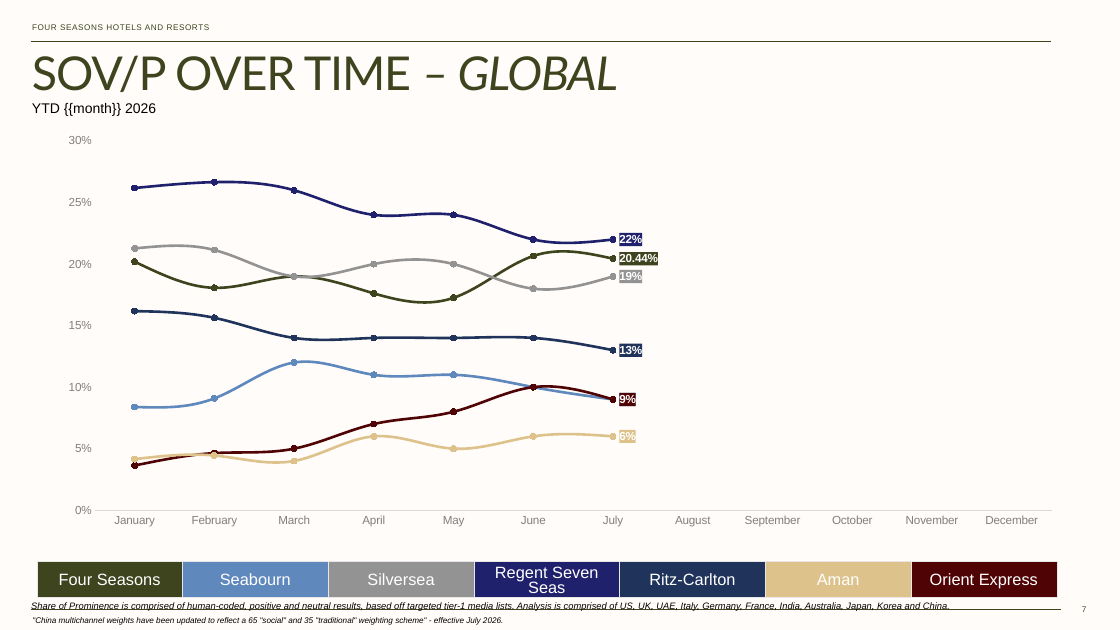
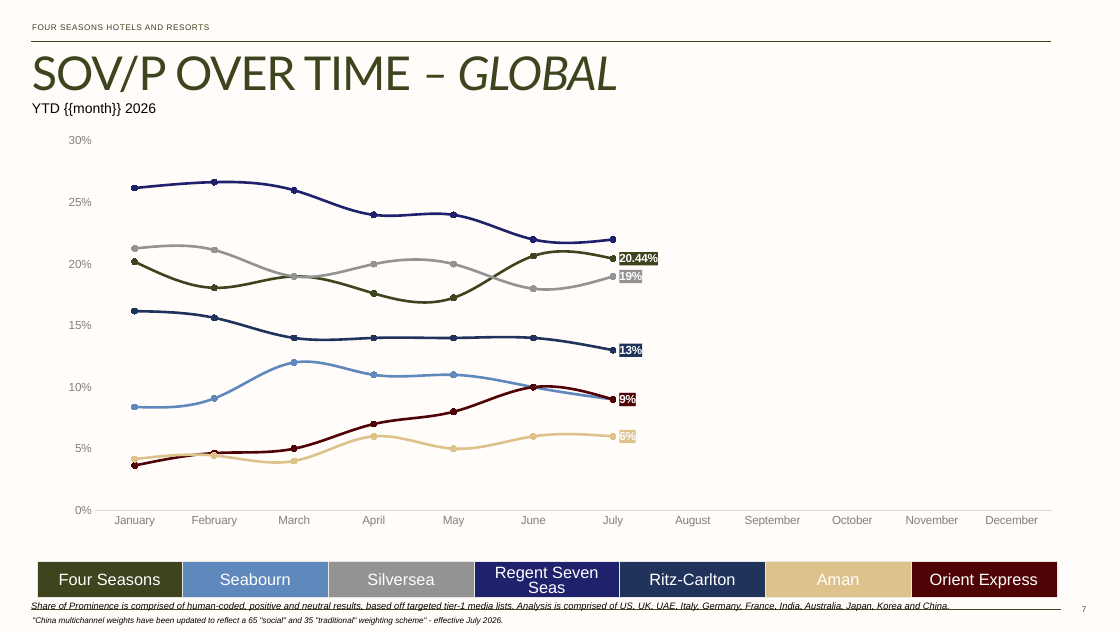
Before and after one commit to EDXI2026ColombiaTMAP-QAVersion/4SAutomated, a slide deck: slide 7 of Yachts Report Template.pptx. Drawn at 1120x630 pixels with LibreOffice and Linux fonts; fonts in the diff are those of the drawing; background and template pictures are left out. Boxes give left, top, right and bottom in pixels: in the first picture for what was removed or moved away, otherwise in the second. Text is boxed around its words. In the diff, an @@ line names an element or a change of style, - is before the commit and + after.

```diff
--- a/Yachts Report Template.pptx
+++ b/Yachts Report Template.pptx
@@ line chart at box(54, 134, 1052, 558) @@
@@ Series 5, January: 0.26 to 0.262 @@
@@ Series 5, February: 0.27 to 0.267 @@
@@ data labels of Series 5 removed @@
```
Also in this commit, not shown: 4 other slides changed.
